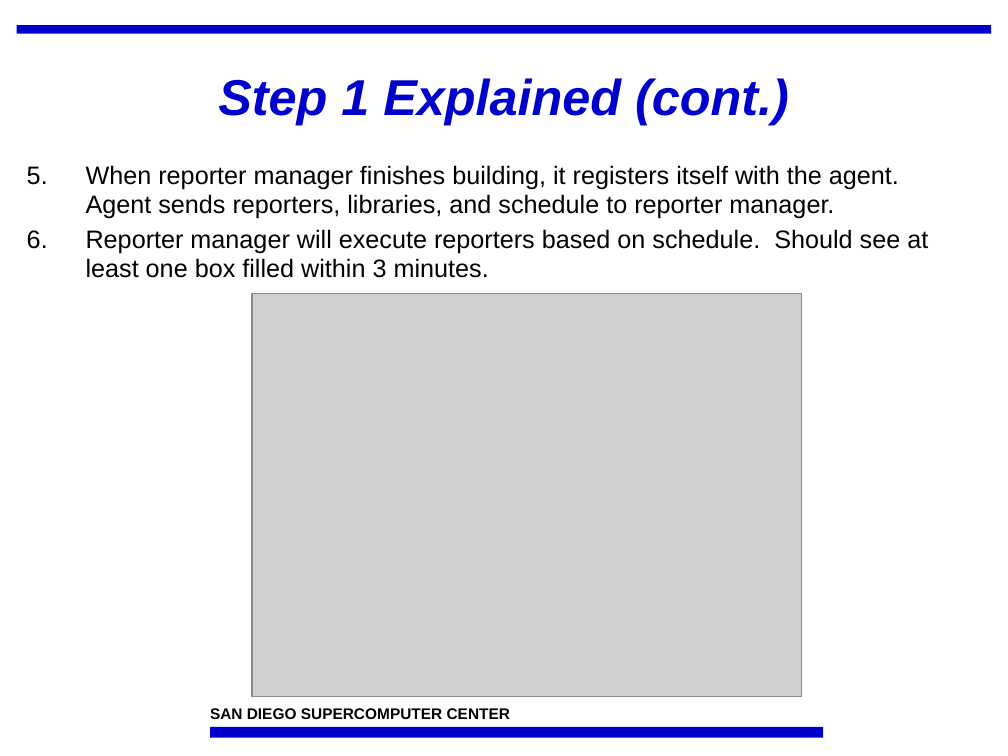
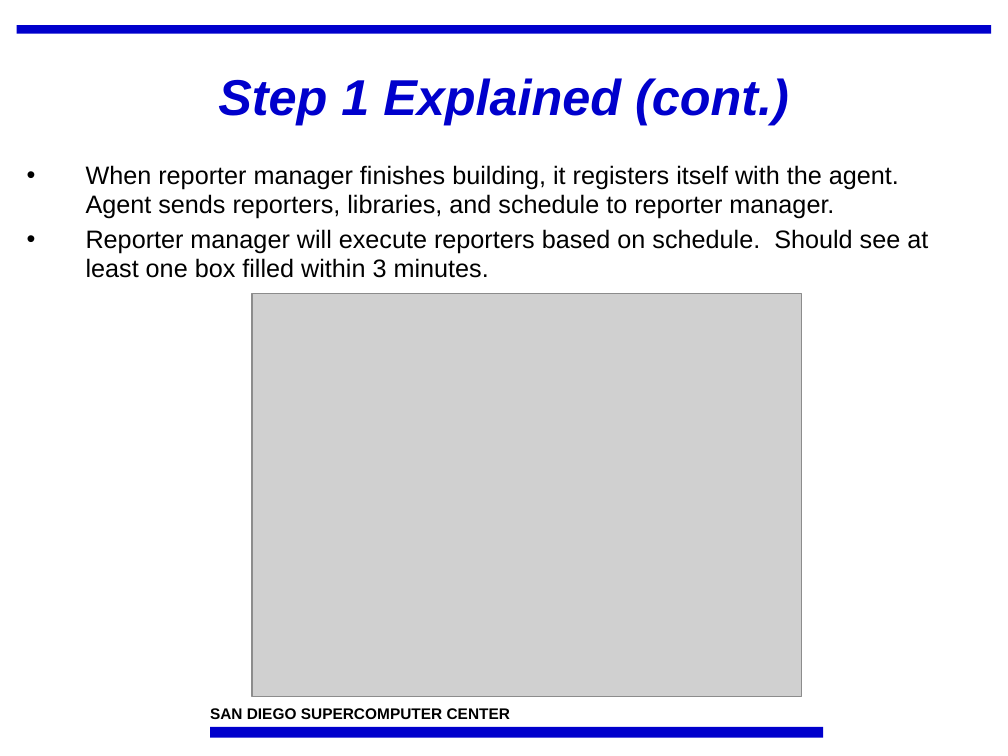
Before and after one commit to IncaProject/inca-xsede, a slide deck: slide 9 of talks/feb-06-workshop/deploy1.ppt (slide 8 before the commit). Drawn at 1008x756 pixels with LibreOffice and Linux fonts; fonts in the diff are those of the drawing; grey boxes stand for pictures; background and template pictures are left out. Boxes give left, top, right and bottom in pixels: in the first picture for what was removed or moved away, otherwise in the second. Text is boxed around its words. In the diff, an @@ line names an element or a change of style, - is before the commit and + after.

```diff
--- a/talks/feb-06-workshop/deploy1.ppt
+++ b/talks/feb-06-workshop/deploy1.ppt
@@ text "When reporter manager finishes building, ..." at (86,165,928,278): bullet 1. to • @@
```
Also in this commit, not shown: 19 other slides changed, 1 slide added.
